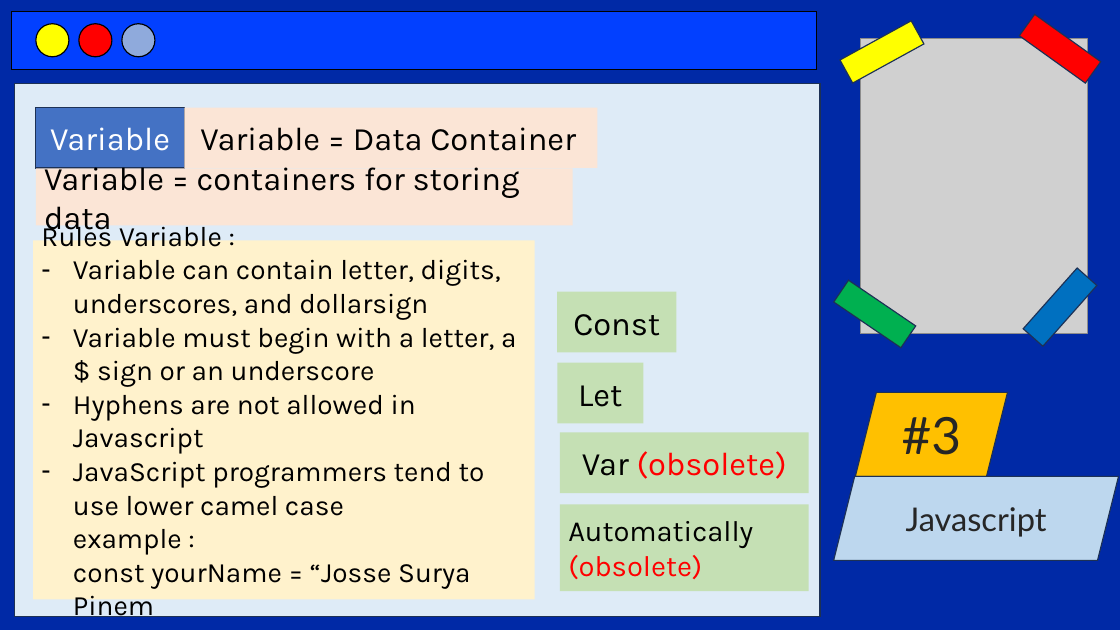
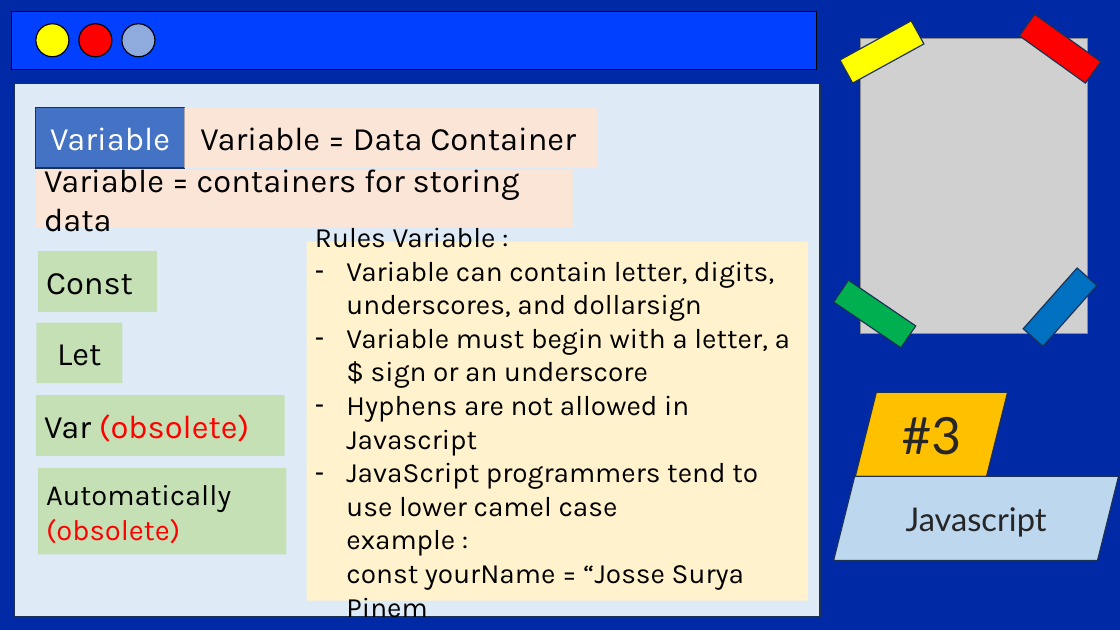
Before and after one commit to codewithjoees/courses-software-developer-complete, a slide deck: slide 24 of ppt/3.javascript-nodejs/javascript.pptx. Drawn at 1120x630 pixels with LibreOffice and Linux fonts; fonts in the diff are those of the drawing; grey boxes stand for pictures. Boxes give left, top, right and bottom in pixels: in the first picture for what was removed or moved away, otherwise in the second. Text is boxed around its words. In the diff, an @@ line names an element or a change of style, - is before the commit and + after.

```diff
--- a/ppt/3.javascript-nodejs/javascript.pptx
+++ b/ppt/3.javascript-nodejs/javascript.pptx
@@ rectangle "Rules Variable :": place and size @@
-rectangle "Rules Variable :" at (33,240,534,600)
+rectangle "Rules Variable :" at (307,242,808,602)
@@ rectangle "Const": place and size @@
-rectangle "Const" at (557,292,676,352)
+rectangle "Const" at (38,251,157,312)
@@ rectangle "Const" at (38,251,157,312): alignment centre to left @@
@@ rectangle "Let": place and size @@
-rectangle "Let" at (557,363,643,423)
+rectangle "Let" at (36,323,122,383)
@@ rectangle "Var (obsolete)" at (36,395,285,455): alignment centre to left @@
@@ rectangle "Var (obsolete)": place and size @@
-rectangle "Var (obsolete)" at (560,433,809,493)
+rectangle "Var (obsolete)" at (36,395,285,455)
@@ rectangle "Automatically (obsolete)": place and size @@
-rectangle "Automatically (obsolete)" at (560,505,809,592)
+rectangle "Automatically (obsolete)" at (38,468,287,555)
```
Also in this commit, not shown: 4 other slides changed, 5 other files.
